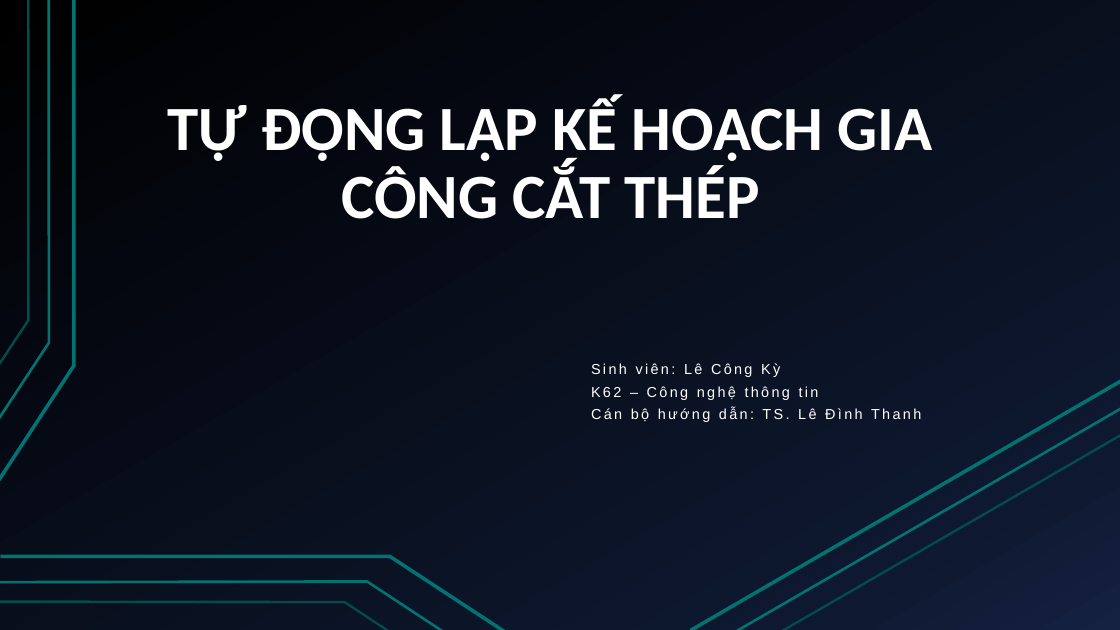
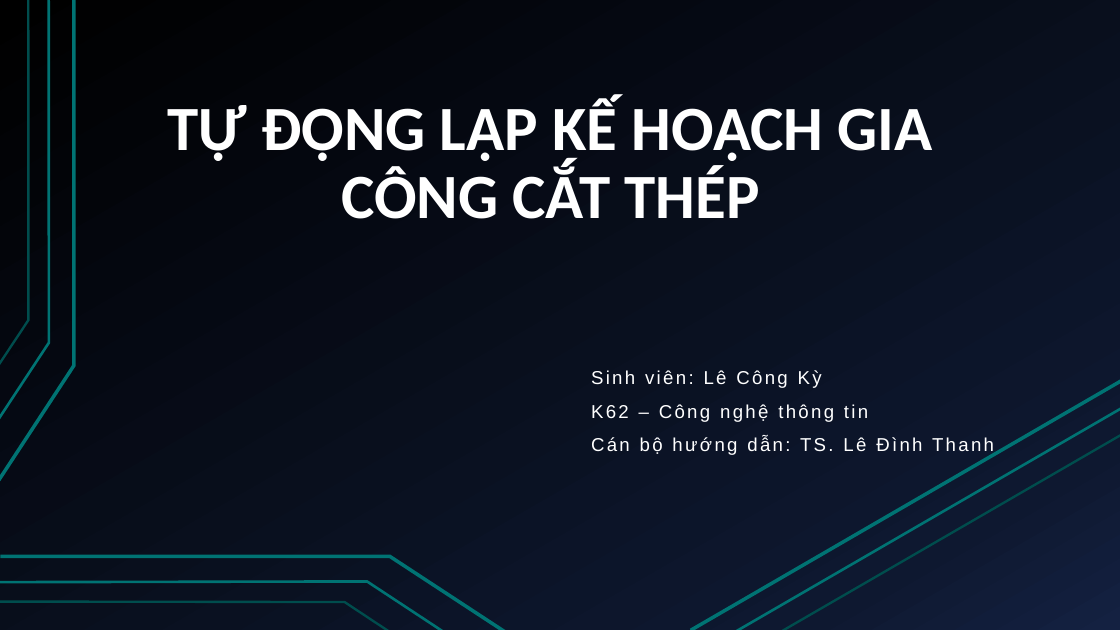
Before and after one commit to duykypaul/GeneticAlgorithmLearning, a slide deck: slide 1 of src/com/duykypaul/kltn/docs/TỰ ĐỘNG LẬP KẾ HOẠCH GIA CÔNG CẮT.pptx. Drawn at 1120x630 pixels with LibreOffice and Linux fonts; fonts in the diff are those of the drawing. Boxes give left, top, right and bottom in pixels: in the first picture for what was removed or moved away, otherwise in the second. Text is boxed around its words. In the diff, an @@ line names an element or a change of style, - is before the commit and + after.

```diff
--- a/src/com/duykypaul/kltn/docs/TỰ ĐỘNG LẬP KẾ HOẠCH GIA CÔNG CẮT.pptx
+++ b/src/com/duykypaul/kltn/docs/TỰ ĐỘNG LẬP KẾ HOẠCH GIA CÔNG CẮT.pptx
@@ subtitle "Sinh viên: Lê Công Kỳ" at (x1=591, y1=370, x2=994, y2=456): size 12.4 to 16 pt; line spacing 1.3 to 1.5 @@
```
Also in this commit, not shown: 4 other slides changed, 5 slides added, 1 other file.
